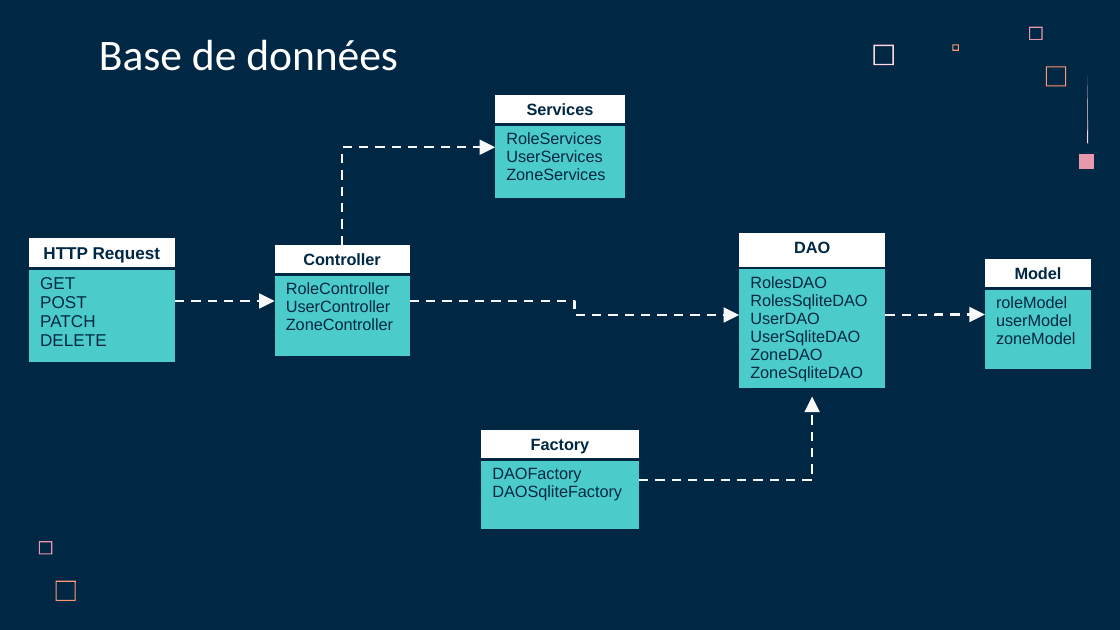
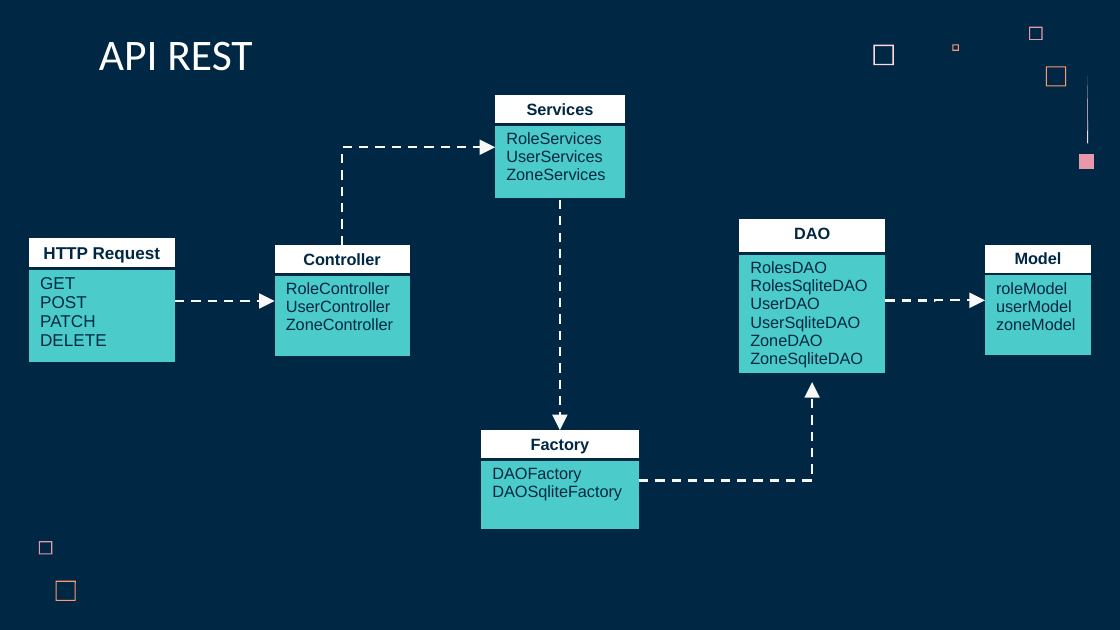
Before and after one commit to LoicSERRE/Projet-annuel-BUT3, a slide deck: slide 8 of Revue de projet/Diapo revue de projet.pptx. Drawn at 1120x630 pixels with LibreOffice and Linux fonts; fonts in the diff are those of the drawing. Boxes give left, top, right and bottom in pixels: in the first picture for what was removed or moved away, otherwise in the second. Text is boxed around its words. In the diff, an @@ line names an element or a change of style, - is before the commit and + after.

```diff
--- a/Revue de projet/Diapo revue de projet.pptx
+++ b/Revue de projet/Diapo revue de projet.pptx
@@ title at (99,41,252,71): text changed @@
-Base de données
+API REST
@@ elbow arrow moved from (410, 301) - (739, 315) to (560, 199) - (560, 430) @@
@@ 2 tables, 1 elbow arrow: place and size @@
-2 tables, 1 elbow arrow at (739,233,1091,396)
+2 tables, 1 elbow arrow at (739,218,1091,382)
@@ elbow arrow moved from (638, 480) - (812, 396) to (638, 480) - (812, 382) @@
```
Also in this commit, not shown: 4 other slides changed, 5 slides added, 3 slides removed.
